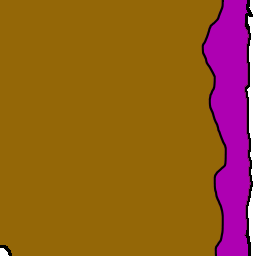
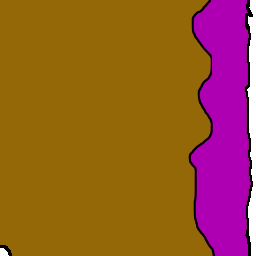
Layer changes from the first 256px x 256px image to the second:
hid "N3XR Middle" over (188, 0, 227, 256)
added layer "N3XR Middle-New" above "N3XR" over (188, 0, 227, 256)
